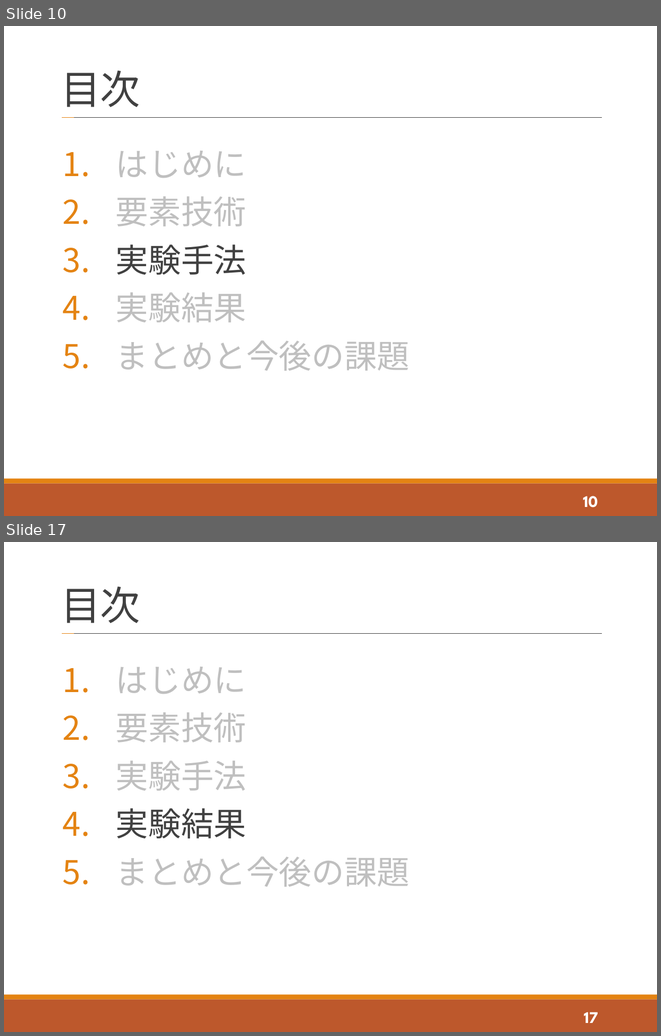
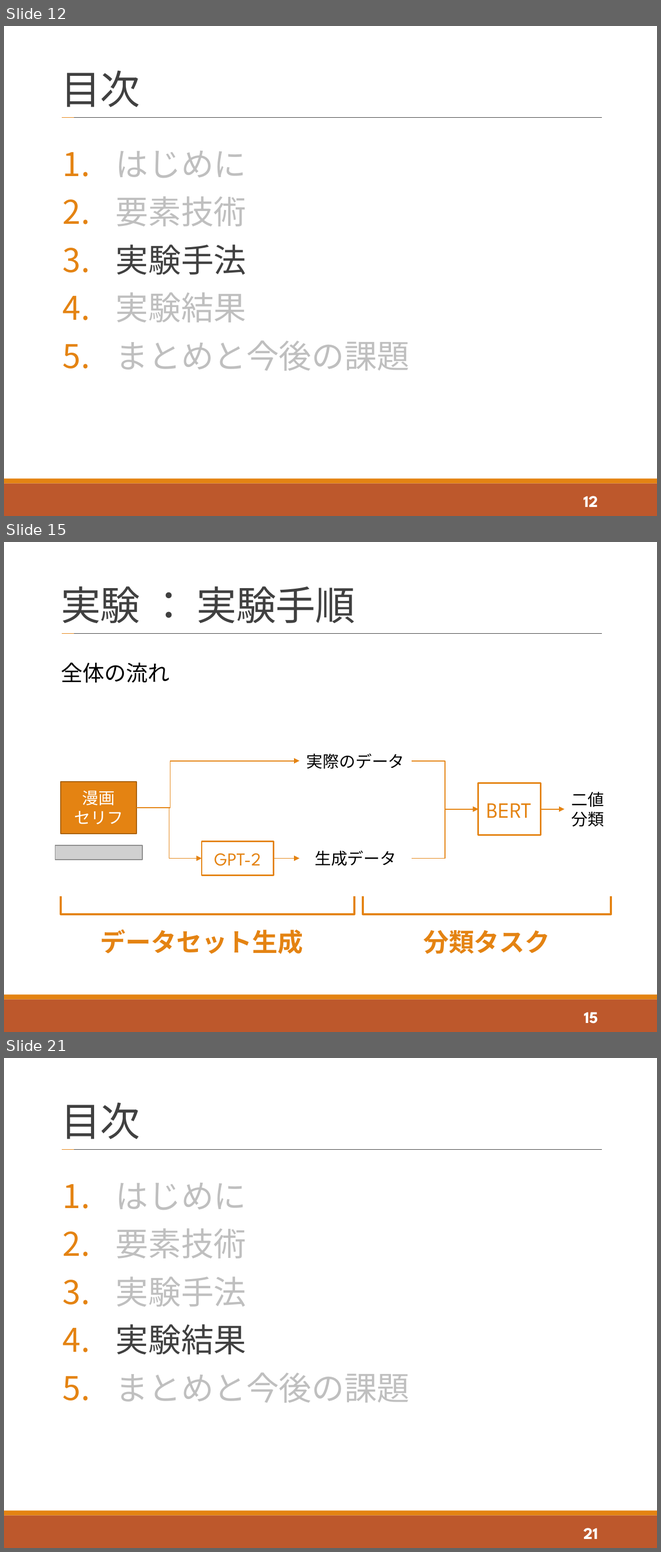
Before and after one commit to tatsuya-sugiyama/WeeklyReport, a slide deck: report/2021_t_1st/2021_1st_sugiyama.pptx. Shown one above the other, each under a label of ours: slides 10 and 17 before the commit, slides 12, 15 and 21 after it; the slides between them are not shown. The pictures are 661x1036 and 661x1552 pixels, drawn with LibreOffice and Linux fonts; fonts in the diff are those of the drawing; grey boxes stand for pictures. Boxes give left, top, right and bottom in pixels: in the first picture for what was removed or moved away, otherwise in the second. Text is boxed around its words. In the diff, an @@ line names an element or a change of style, - is before the commit and + after.

```diff
--- a/report/2021_t_1st/2021_1st_sugiyama.pptx
+++ b/report/2021_t_1st/2021_1st_sugiyama.pptx
@@ slide 15 added at (4,542,657,1032), background #FFFFFF; not listed: 4 template elements that a slide beside it also shows @@
@@ title added at (61,586,355,623), 44 pt, text #404040 @@
+実験 ： 実験手順
@@ text added at (61,662,169,683), 24 pt, text #000000 @@
+全体の流れ
@@ elbow arrow added from (136, 808) to (299, 761), #E48312 1 pt @@
@@ text added at (307,753,405,769), 18 pt, text #000000 @@
+実際のデータ
@@ elbow arrow added from (412, 761) to (478, 809), #E48312 1 pt @@
@@ rectangle added at (61,782,136,833), fill #E48312, outline #A9610D 1.25 pt, 18 pt, text #FFFFFF @@
+漫画
+セリフ
@@ rectangle added at (478,783,541,835), outline #E48312 1.5 pt, 24 pt, text #E48312 @@
+BERT
@@ text added at (571,792,604,827), 18 pt, text #000000 @@
+二値分類
@@ elbow arrow added from (136, 808) to (202, 858), #E48312 1 pt @@
@@ elbow arrow added from (412, 858) to (478, 809), #E48312 1 pt @@
@@ arrow added from (541, 809) to (564, 809), #E48312 1 pt @@
@@ rectangle added at (202,841,274,875), outline #E48312 1.5 pt, 20 pt, text #E48312 @@
+GPT-2
@@ picture added at (55,845,142,859) @@
@@ arrow added from (274, 858) to (299, 858), #E48312 1 pt @@
@@ text added at (315,850,396,866), 18 pt, text #000000 @@
+生成データ
@@ right bracket added at (61,896,354,914), outline #E48312 2.25 pt @@
@@ right bracket added at (363,896,611,914), outline #E48312 2.25 pt @@
@@ text added at (100,929,303,954), 28 pt, text #E48312, bold @@
+データセット生成
@@ text added at (423,930,550,954), 28 pt, text #E48312, bold @@
+分類タスク
@@ page number added at (584,1012,598,1023), 18 pt, text #FFFFFF, bold @@
+15
@@ what was slide 10 is now slide 12 @@
@@ page number at (583,496,598,507): text changed @@
-10
+12
@@ what was slide 17 is now slide 21 @@
@@ page number at (583,1528,598,1539): text changed @@
-17
+21
```
Also in this commit, not shown: 9 slides changed, 4 other slides added.
